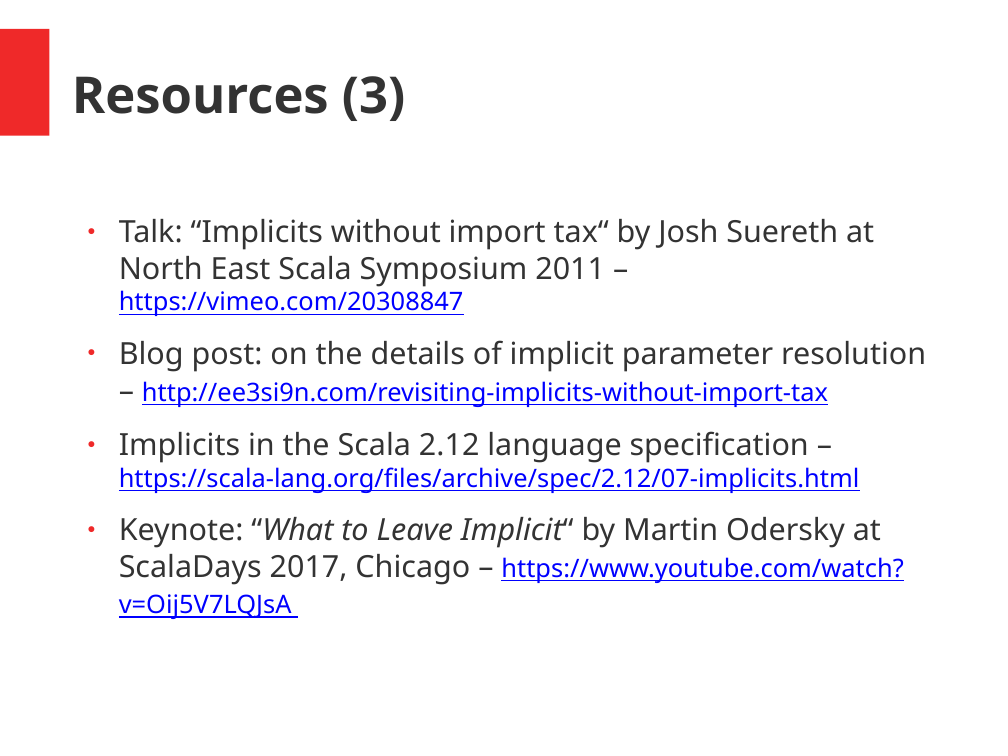
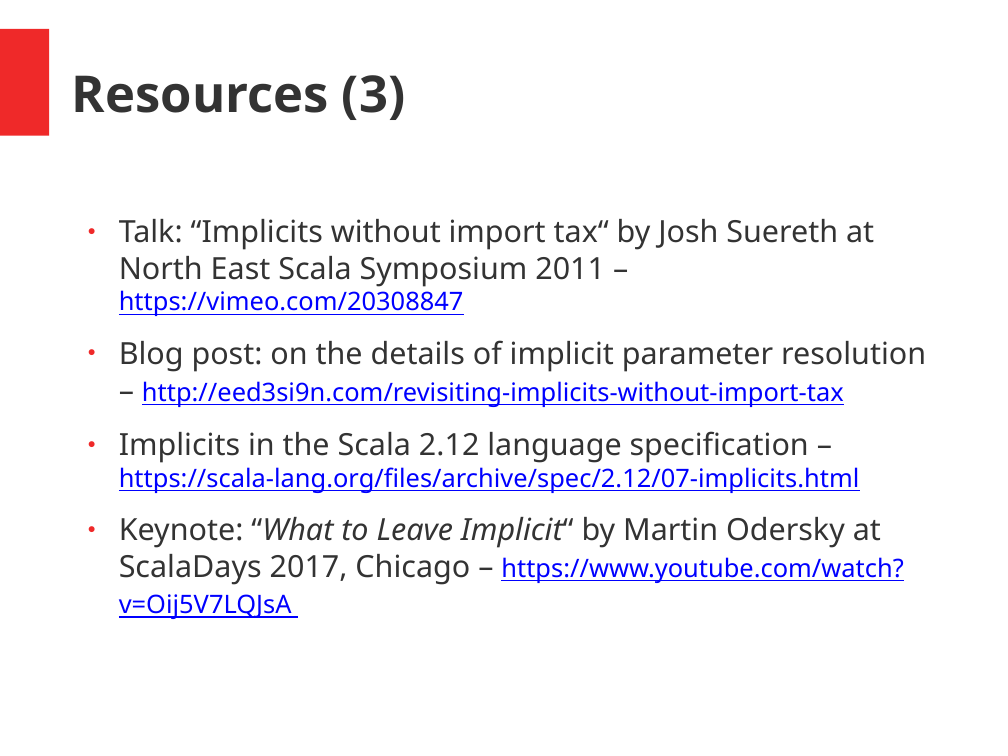
Before and after one commit to hermannhueck/typeclasses, a slide deck: slide 48 of Slides/TypeClasses.pptx. Drawn at 1008x756 pixels with LibreOffice and Linux fonts; fonts in the diff are those of the drawing. Boxes give left, top, right and bottom in pixels: in the first picture for what was removed or moved away, otherwise in the second. Text is boxed around its words. In the diff, an @@ line names an element or a change of style, - is before the commit and + after.

Commit message:
Slides: improved

```diff
--- a/Slides/TypeClasses.pptx
+++ b/Slides/TypeClasses.pptx
@@ text at (x1=119, y1=340, x2=926, y2=407): text changed @@
-● Blog post: on the details of implicit parameter resolution – http://ee3si9n.com/revisiting-implicits-without-import-tax
+● Blog post: on the details of implicit parameter resolution – http://eed3si9n.com/revisiting-implicits-without-import-tax
```
Also in this commit, not shown: 1 other file.
